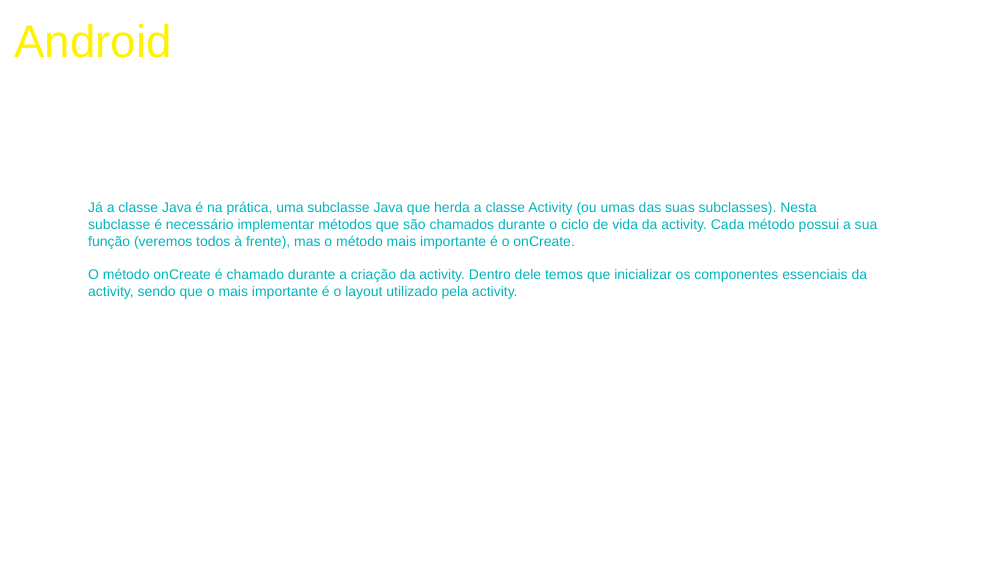
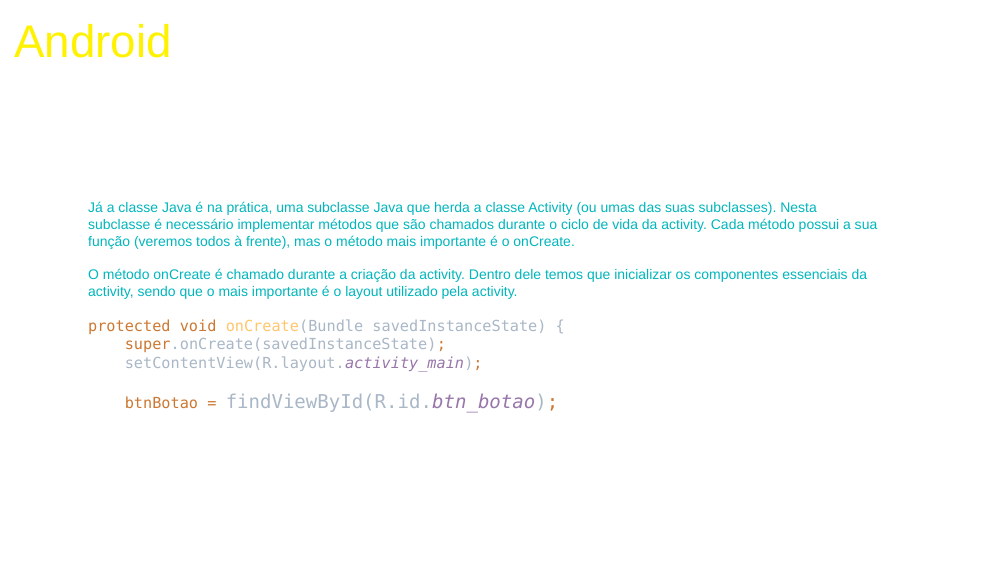
Before and after one commit to VolmirTC/treinamento-android, a slide deck: slide 4 of Treinamento Android - aula 3.odp. Drawn at 1008x567 pixels with LibreOffice and Linux fonts; fonts in the diff are those of the drawing; background and template pictures are left out. Boxes give left, top, right and bottom in pixels: in the first picture for what was removed or moved away, otherwise in the second. Text is boxed around its words. In the diff, an @@ line names an element or a change of style, - is before the commit and + after.

```diff
--- a/Treinamento Android - aula 3.odp
+++ b/Treinamento Android - aula 3.odp
@@ text at [88,319,559,413]: paragraphs added @@
+protected void onCreate(Bundle savedInstanceState) {
+super.onCreate(savedInstanceState);
+setContentView(R.layout.activity_main);
+btnBotao = findViewById(R.id.btn_botao);
```
Also in this commit, not shown: 5 other slides changed.
